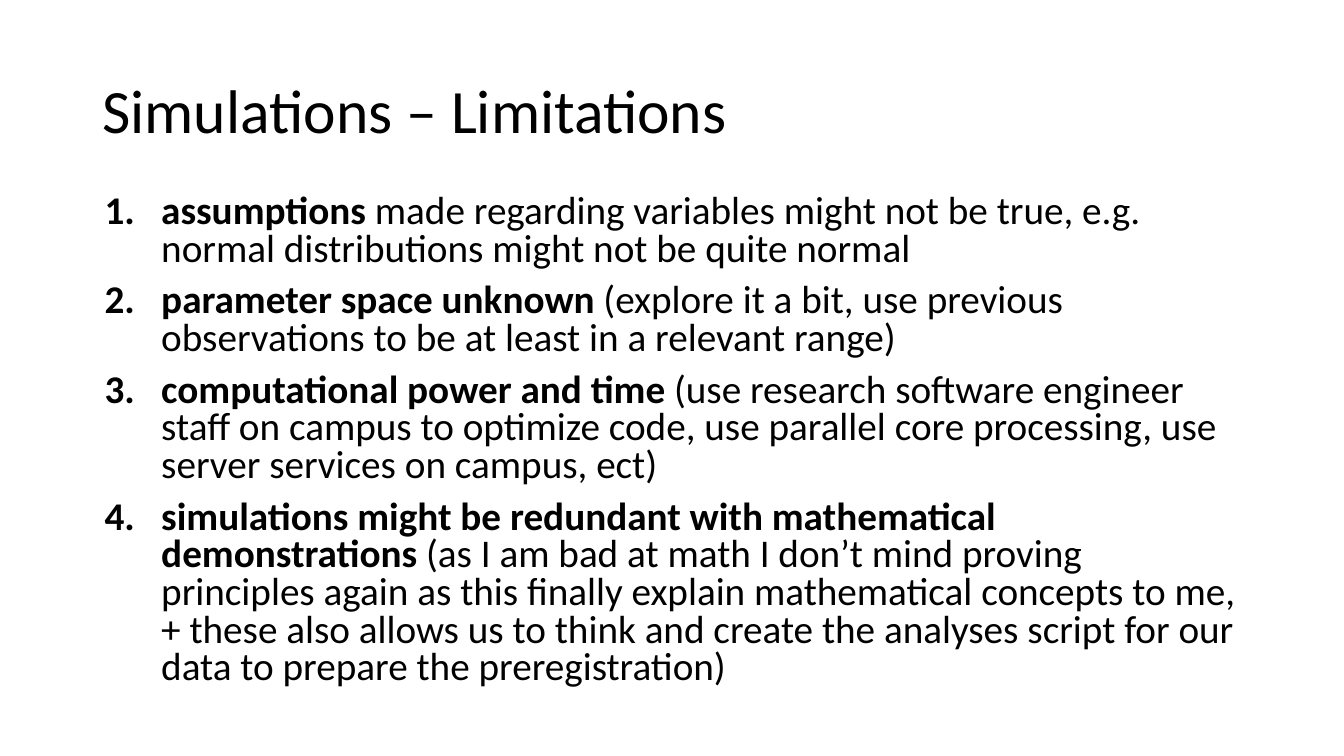
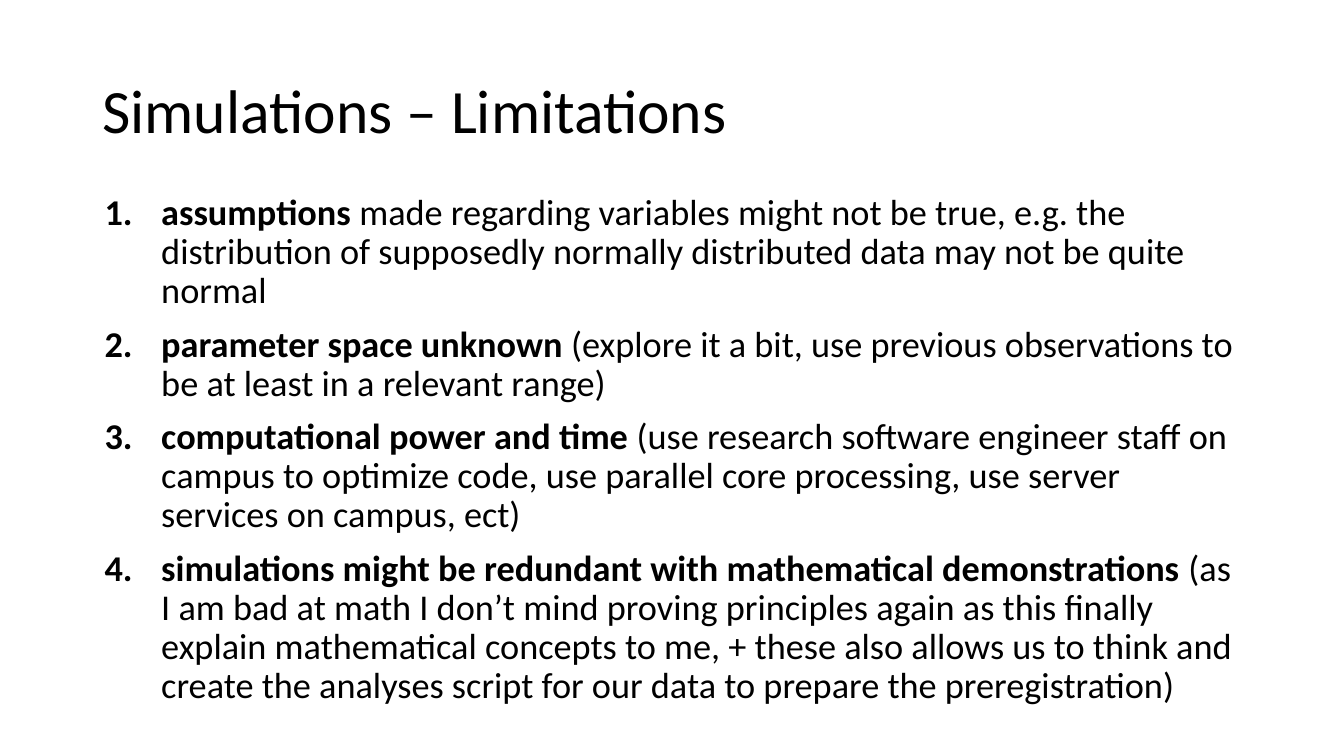
Before and after one commit to MalikaIhle/simulation_course, a slide deck: slide 36 of 6_Simulations.pptx (slide 37 before the commit). Drawn at 1344x756 pixels with LibreOffice and Linux fonts; fonts in the diff are those of the drawing. Boxes give left, top, right and bottom in pixels: in the first picture for what was removed or moved away, otherwise in the second. Text is boxed around its words. In the diff, an @@ line names an element or a change of style, - is before the commit and + after.

Commit message:
presentation simulation 3/11/19 course credible science

```diff
--- a/6_Simulations.pptx
+++ b/6_Simulations.pptx
@@ text at (x1=161, y1=199, x2=1184, y2=304): text changed; size 28 to 25.9 pt @@
-1. assumptions made regarding variables might not be true, e.g. normal distributions might not be quite normal
+1. assumptions made regarding variables might not be true, e.g. the distribution of supposedly normally distributed data may not be quite normal
@@ text at (x1=161, y1=330, x2=1233, y2=705): size 28 to 25.9 pt in "parameter space unknown (explore it a bit, ...", "computational power and time (use research software ...", "simulations might be redundant with mathematical demonstrati ..."; line spacing 0.8 to 0.9 @@
```
Also in this commit, not shown: 8 other slides changed, 3 slides added.
